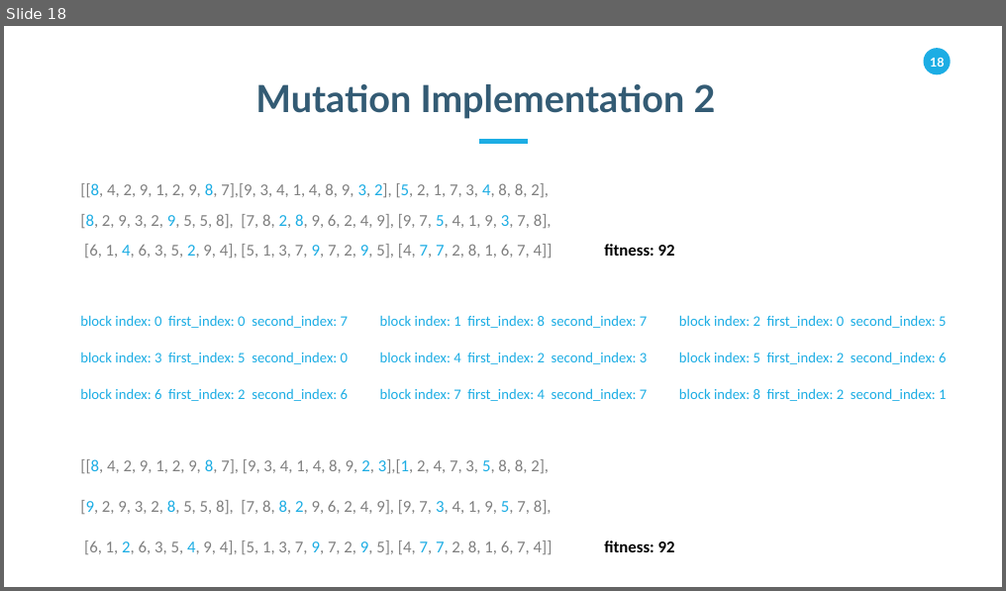
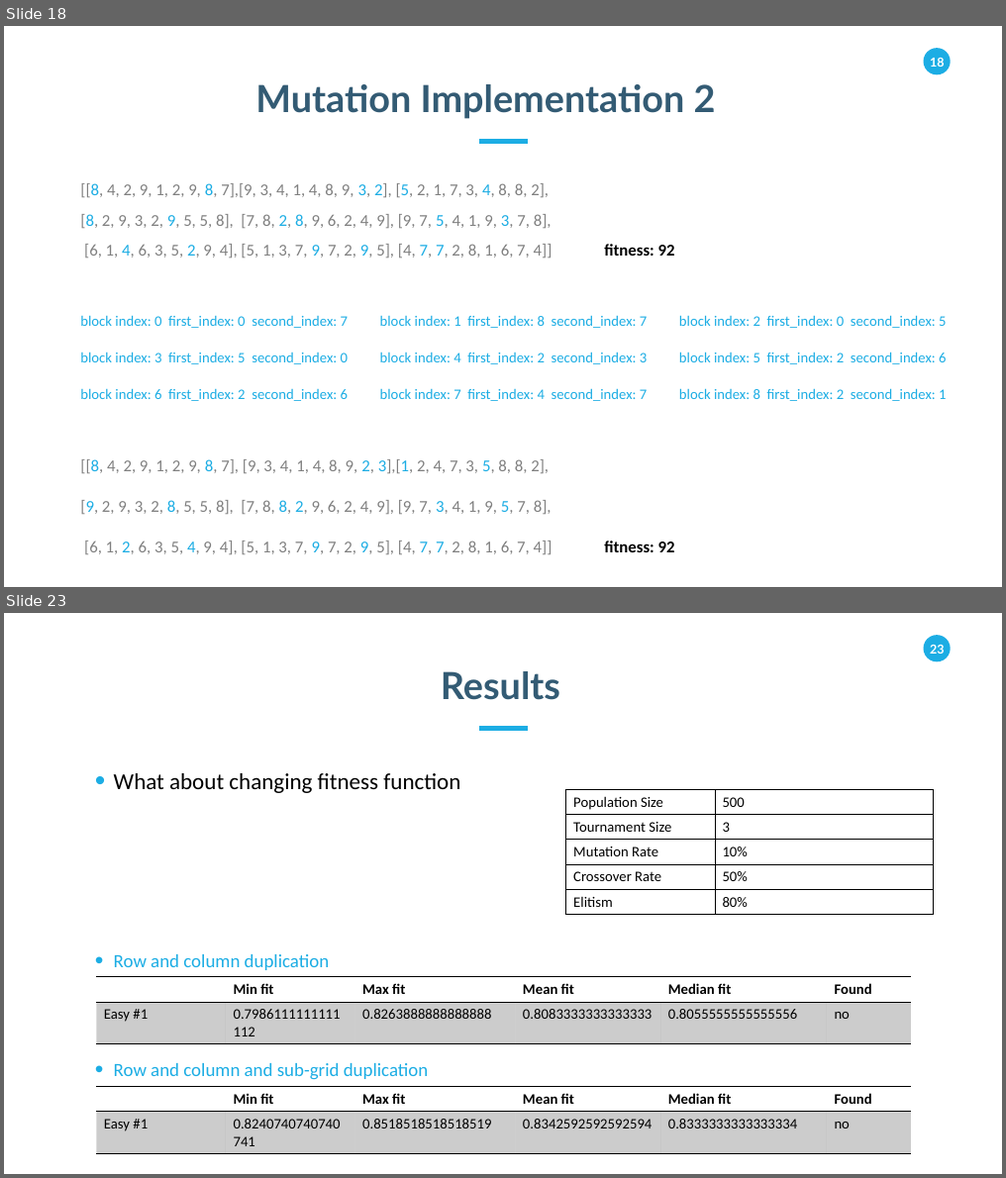
Before and after one commit to salehafzoon/sudoku-solver-with-ga, a slide deck: presentation.pptx. Shown one above the other, each under a label of ours: slide 18 before the commit, slides 18 and 23 after it; the slides between them are not shown. The pictures are 1006x591 and 1006x1178 pixels, drawn with LibreOffice and Linux fonts; fonts in the diff are those of the drawing. Boxes give left, top, right and bottom in pixels: in the first picture for what was removed or moved away, otherwise in the second. Text is boxed around its words. In the diff, an @@ line names an element or a change of style, - is before the commit and + after.

```diff
--- a/presentation.pptx
+++ b/presentation.pptx
@@ slide 23 added at (4,613,1002,1174), background #FFFFFF; not listed: 2 template elements that a slide beside it also shows @@
@@ text added at (441,671,560,700), 36 pt, text #335B74, bold @@
+Results
@@ line added from (479, 728) to (528, 728), #1CADE4 4.5 pt @@
@@ text added at (114,773,460,793), 22 pt, text #000000 @@
+• What about changing fitness function
@@ table added at (566,789,934,915), 5 rows, 2 columns @@
+Population Size | 500
+Tournament Size | 3
+Mutation Rate | 10%
+Crossover Rate | 50%
+Elitism | 80%
@@ text added at (114,955,330,970), 18 pt, text #1CADE4 @@
+• Row and column duplication
@@ table added at (97,977,912,1045), 2 rows, 6 columns @@
+ | Min fit | Max fit | Mean fit | Median fit | Found
+Easy #1 | 0.7986111111111112 | 0.8263888888888888 | 0.8083333333333333 | 0.8055555555555556 | no
@@ table added at (97,1087,912,1155), 2 rows, 6 columns @@
+ | Min fit | Max fit | Mean fit | Median fit | Found
+Easy #1 | 0.8240740740740741 | 0.8518518518518519 | 0.8342592592592594 | 0.8333333333333334 | no
@@ text added at (114,1063,429,1080), 18 pt, text #1CADE4 @@
+• Row and column and sub-grid duplication
```
Also in this commit, not shown: 3 slides changed, 7 other slides added, 3 slides removed, 16 other files.
